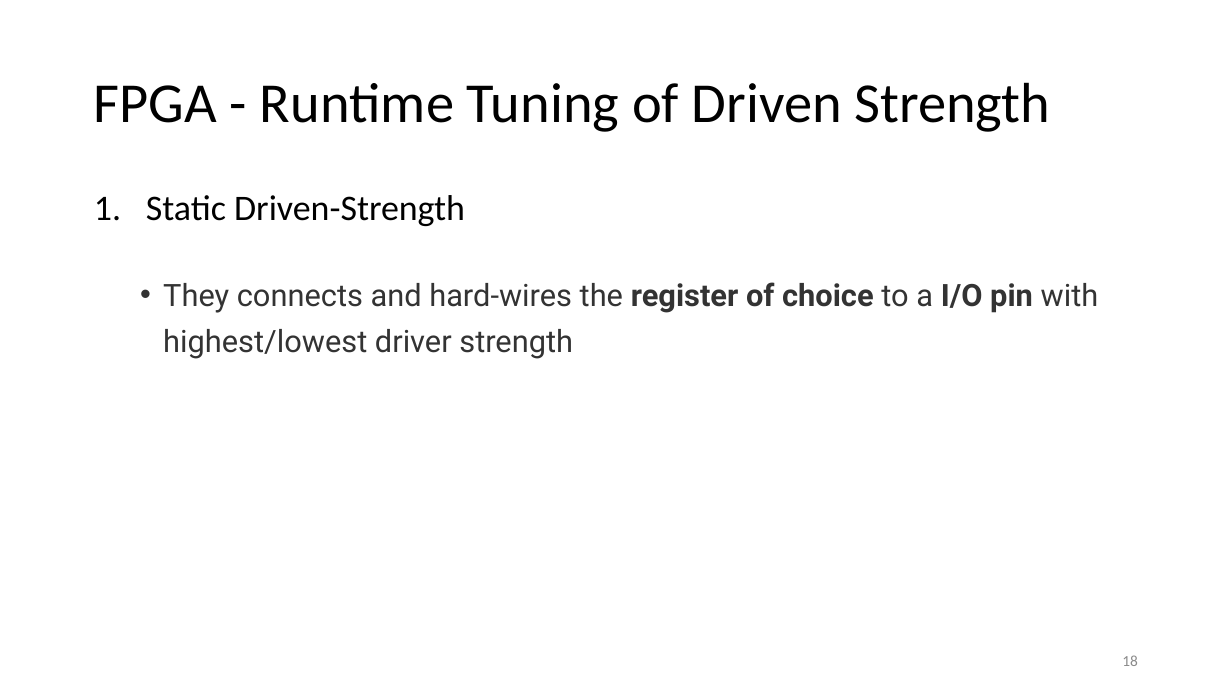
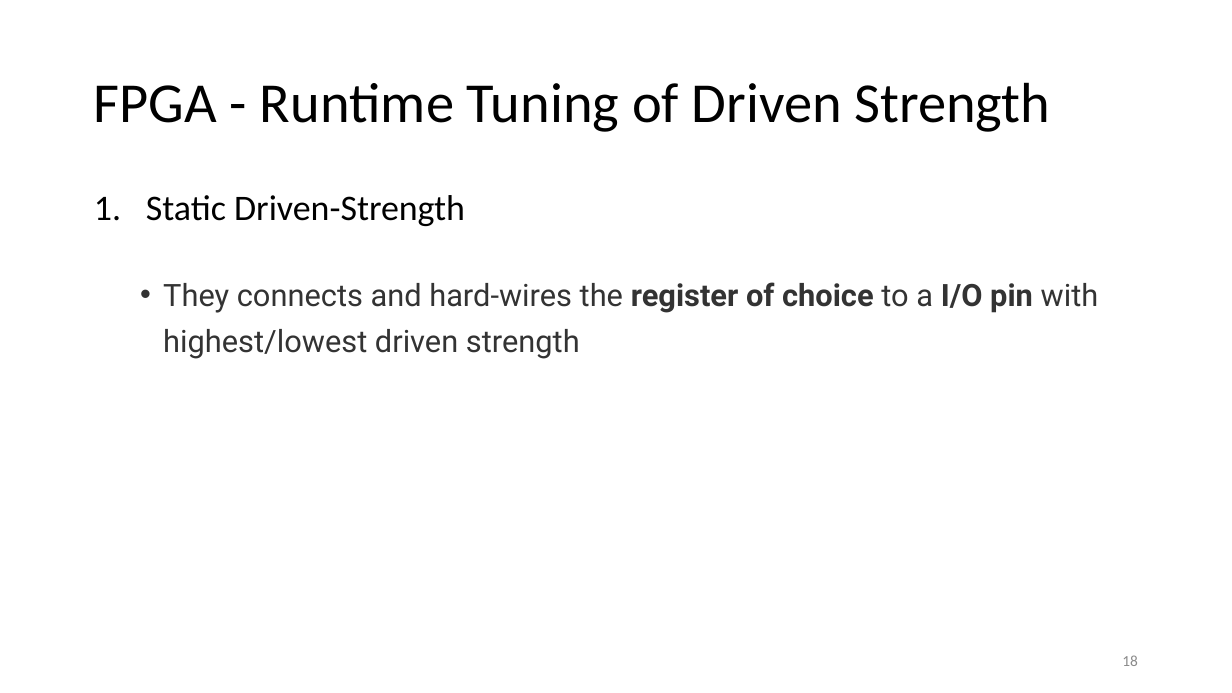
Before and after one commit to Pacific-Feng-Studuies/Studied-Papers, a slide deck: slide 19 of GM/X-Volt Joint Tuning of Driver Strengths and Supply Voltages/X-Volt Joint Tuning of Driver Strengths and Supply Voltages.pptx. Drawn at 1232x693 pixels with LibreOffice and Linux fonts; fonts in the diff are those of the drawing. Boxes give left, top, right and bottom in pixels: in the first picture for what was removed or moved away, otherwise in the second. Text is boxed around its words. In the diff, an @@ line names an element or a change of style, - is before the commit and + after.

```diff
--- a/GM/X-Volt Joint Tuning of Driver Strengths and Supply Voltages/X-Volt Joint Tuning of Driver Strengths and Supply Voltages.pptx
+++ b/GM/X-Volt Joint Tuning of Driver Strengths and Supply Voltages/X-Volt Joint Tuning of Driver Strengths and Supply Voltages.pptx
@@ text at (x1=163, y1=282, x2=1099, y2=359): text changed @@
-  • They connects and hard-wires the register of choice to a I/O pin with highest/lowest driver strength
+  • They connects and hard-wires the register of choice to a I/O pin with highest/lowest driven strength
```
Also in this commit, not shown: 14 other slides changed, 3 slides added, 1 slide removed.
